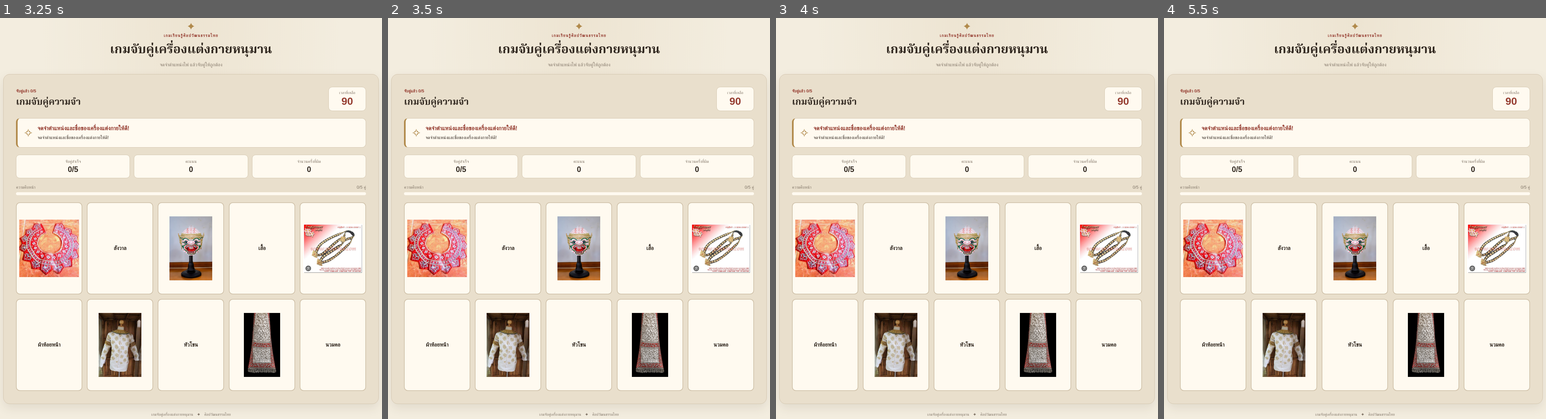
Above: before the commit, frames 1-4 (left to right).
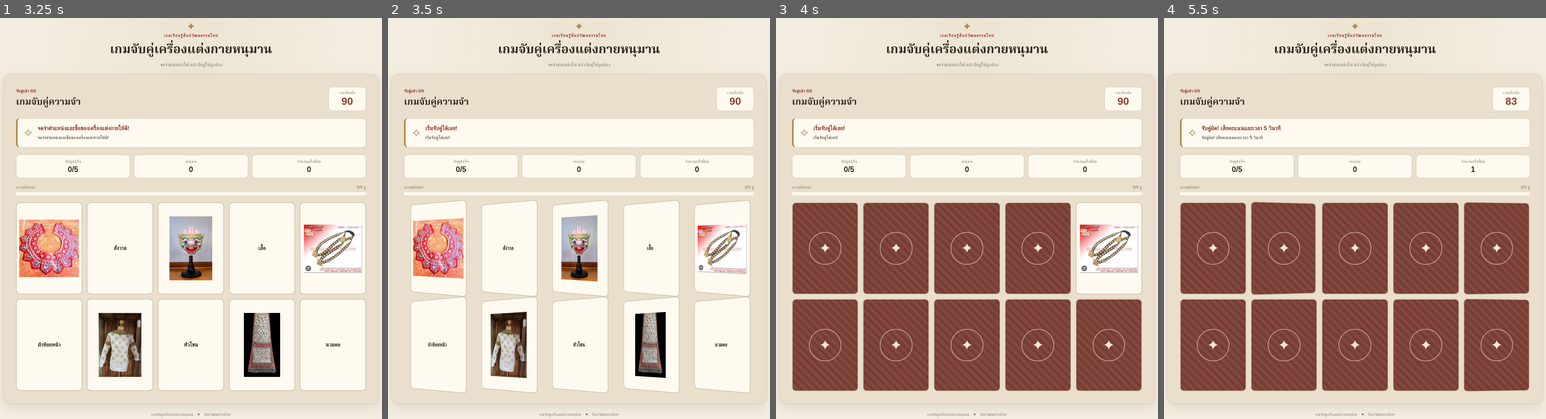
Above: after the commit, the same moments.

Repository: Nartthawat/hanuman-memory-game-card
Game: browser game, page index.html
Two runs of this game, one before a commit and one after it. Both use one fixed random seed, a clock stepped at 60 frames per second and the inputs below.
Inputs (mouse positions are in pixels of both pictures, inside the frame that each line leads up to):
- Up to frame 1 (3.25 s): click (49, 246) at 1.27 s; click (49, 346) at 1.87 s; click (191, 346) at 2.47 s; click (263, 346) at 3.07 s
- Up to frame 2 (3.5 s): no input
- Up to frame 3 (4 s): click (1108, 246) at 3.67 s
- Up to frame 4 (5.5 s): click (1496, 346) at 4.27 s; click (1355, 246) at 4.87 s; click (1282, 246) at 5.47 s

Frame 1 is identical in both runs. In frame 2, 13% of the frame differs, in the area x 4-96%, y 26-94%; in frame 3, 35%; in frame 4, 39%, in the area x 4-96%, y 19-94%.

Commit message:
Update timer and penalty to be more challenging

Diff:
--- a/js/cards.js
+++ b/js/cards.js
@@ -173,7 +173,7 @@
     firstCard.classList.add("matched");
     secondCard.classList.add("matched");
 
-    score++;
+    score += CORRECT_SCORE_REWARD;
     matchedPairs++;
 
     selectedCards = [];
@@ -201,7 +201,8 @@
     const [firstCard, secondCard] = selectedCards;
 
     mistakes++;
-    score = Math.max(0, score - 1);
+
+    score = Math.max(0, score - WRONG_SCORE_PENALTY);
 
     firstCard.classList.add("wrong");
     secondCard.classList.add("wrong");
@@ -210,7 +211,11 @@
 
     updateStats();
 
-    setStatus("ยังไม่ถูกต้อง ลองจับคู่ใหม่อีกครั้ง");
+    setStatus("จับคู่ผิด! เสียคะแนนและเวลา 5 วินาที");
+
+    applyTimePenalty();
+
+    if (!gameStarted) return;
 
     await wait(900);
 
@@ -221,5 +226,10 @@
 
     selectedCards = [];
 
+    if (mistakes >= MAX_MISTAKES) {
+        endGame(false, "mistakes");
+        return;
+    }
+
     inputLocked = false;
 }
--- a/js/data.js
+++ b/js/data.js
@@ -1,6 +1,10 @@
 const TOTAL_ITEMS = 5;
-const PREVIEW_SECONDS = 5;
+const PREVIEW_SECONDS = 2;
 const GAME_SECONDS = 90;
+const MAX_MISTAKES = 5;
+const WRONG_TIME_PENALTY = 5;
+const WRONG_SCORE_PENALTY = 1;
+const CORRECT_SCORE_REWARD = 1;
 
 const costumeItems = [
     {
--- a/js/game.js
+++ b/js/game.js
@@ -125,7 +125,7 @@
 
 /* END GAME */
 
-function endGame(won) {
+function endGame(won, reason = "time") {
     if (!gameStarted) return;
 
     gameStarted = false;
@@ -156,6 +156,19 @@
             resultMessage.textContent =
                 "คุณจับคู่เครื่องแต่งกายได้ครบทั้งหมดแล้ว!";
         }
+    } else if (reason === "mistakes") {
+        if (resultEyebrow) {
+            resultEyebrow.textContent = "ผิดพลาดเกินกำหนด";
+        }
+
+        if (resultTitle) {
+            resultTitle.textContent = "จบเกม!";
+        }
+
+        if (resultMessage) {
+            resultMessage.textContent =
+                `คุณทำผิดครบ ${MAX_MISTAKES} ครั้งแล้ว จับคู่ได้ ${matchedPairs} จาก ${TOTAL_ITEMS} คู่`;
+        }
     } else {
         if (resultEyebrow) {
             resultEyebrow.textContent = "หมดเวลา";
@@ -167,7 +180,7 @@
 
         if (resultMessage) {
             resultMessage.textContent =
-                `คุณจับคู่ได้ ${matchedPairs} จาก ${TOTAL_ITEMS} คู่ ลองอีกครั้งนะ!`;
+                `หมดเวลา! คุณจับคู่ได้ ${matchedPairs} จาก ${TOTAL_ITEMS} คู่`;
         }
     }
 
@@ -192,4 +205,10 @@
     }
 }
 
+const playAgainButton = document.getElementById("next-round-button");
+
+if (playAgainButton) {
+    playAgainButton.addEventListener("click", startAttempt);
+}
+
 startAttempt();
--- a/js/timer.js
+++ b/js/timer.js
@@ -79,6 +79,8 @@
 
 function startTimer() {
     clearInterval(timerInterval);
+    timerInterval = null;
+
     stopTimerSounds();
 
     remainingTime = GAME_SECONDS;
@@ -99,12 +101,26 @@
         updateStats();
 
         if (remainingTime <= 0) {
-            clearInterval(timerInterval);
-            timerInterval = null;
-            stopTimerSounds();
+            remainingTime = 0;
+            updateStats();
+
+            stopTimer();
             endGame(false);
         }
     }, 1000);
+}
+
+function applyTimePenalty(seconds = WRONG_TIME_PENALTY) {
+    if (!gameStarted) return;
+
+    remainingTime = Math.max(0, remainingTime - seconds);
+
+    updateStats();
+
+    if (remainingTime <= 0) {
+        stopTimer();
+        endGame(false);
+    }
 }
 
 function stopTimer() {
